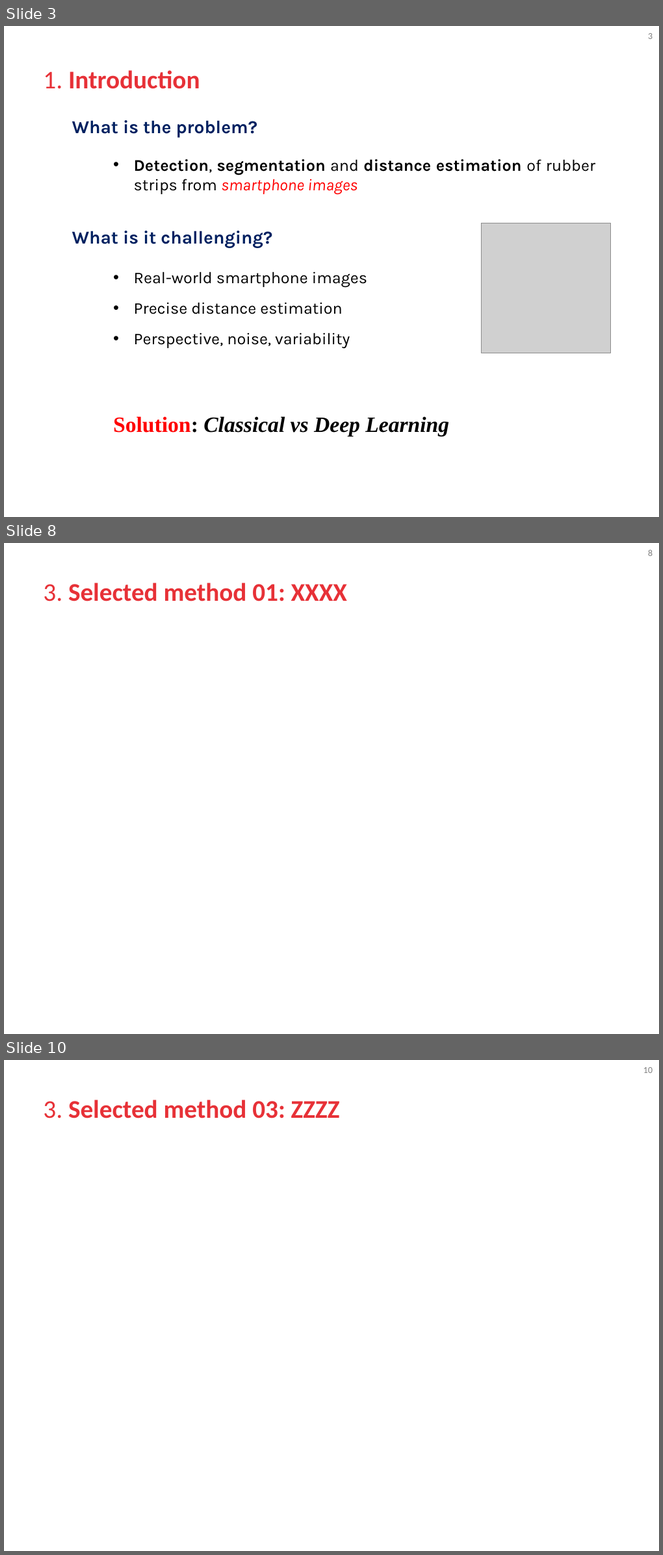
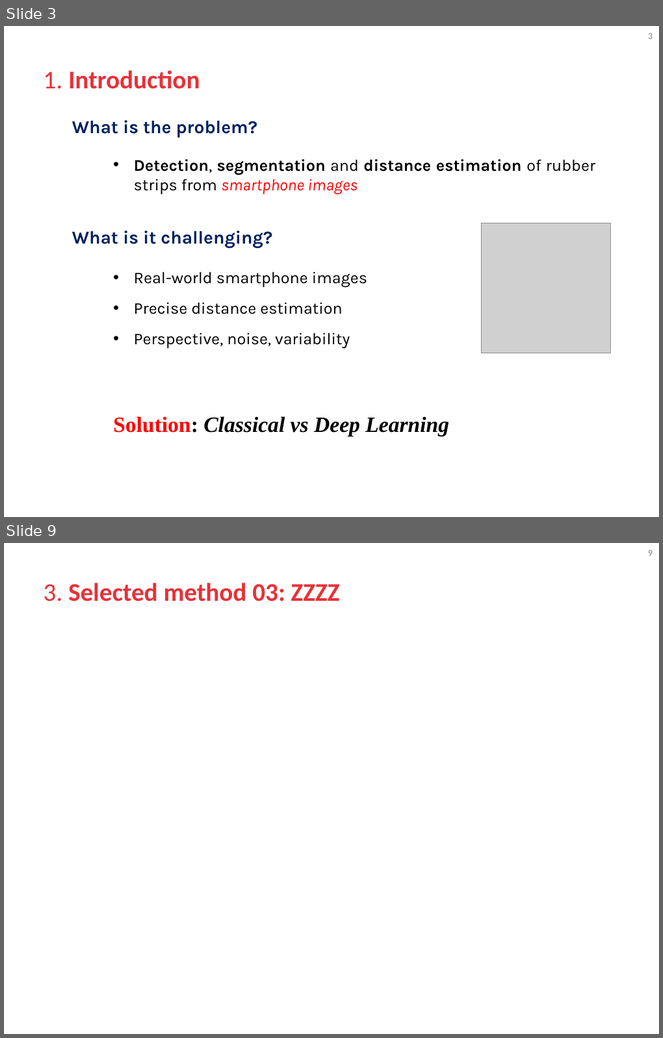
Before and after one commit to blooraayy/VA_RetoMichelin, a slide deck: docs/GIDIA_VA_Course_Project_Presentations.pptx. Shown one above the other, each under a label of ours: slides 3, 8 and 10 before the commit, slides 3 and 9 after it; the slides between them are not shown. The pictures are 663x1555 and 663x1038 pixels, drawn with LibreOffice and Linux fonts; fonts in the diff are those of the drawing; grey boxes stand for pictures; background and template pictures are left out. Boxes give left, top, right and bottom in pixels: in the first picture for what was removed or moved away, otherwise in the second. Text is boxed around its words. In the diff, an @@ line names an element or a change of style, - is before the commit and + after.

```diff
--- a/docs/GIDIA_VA_Course_Project_Presentations.pptx
+++ b/docs/GIDIA_VA_Course_Project_Presentations.pptx
@@ slide 8 removed at (4,543,659,1034), background #FFFFFF; not listed: 1 template element that a slide beside it also shows @@
@@ title removed at (43,583,347,601) @@
-3. Selected method 01: XXXX
@@ what was slide 10 is now slide 9 @@
@@ page number at (648,550,653,556): text changed @@
-10
+9
```
Also in this commit, not shown: 5 slides changed, 1 slide added, 1 other slide removed, 1 other file.
